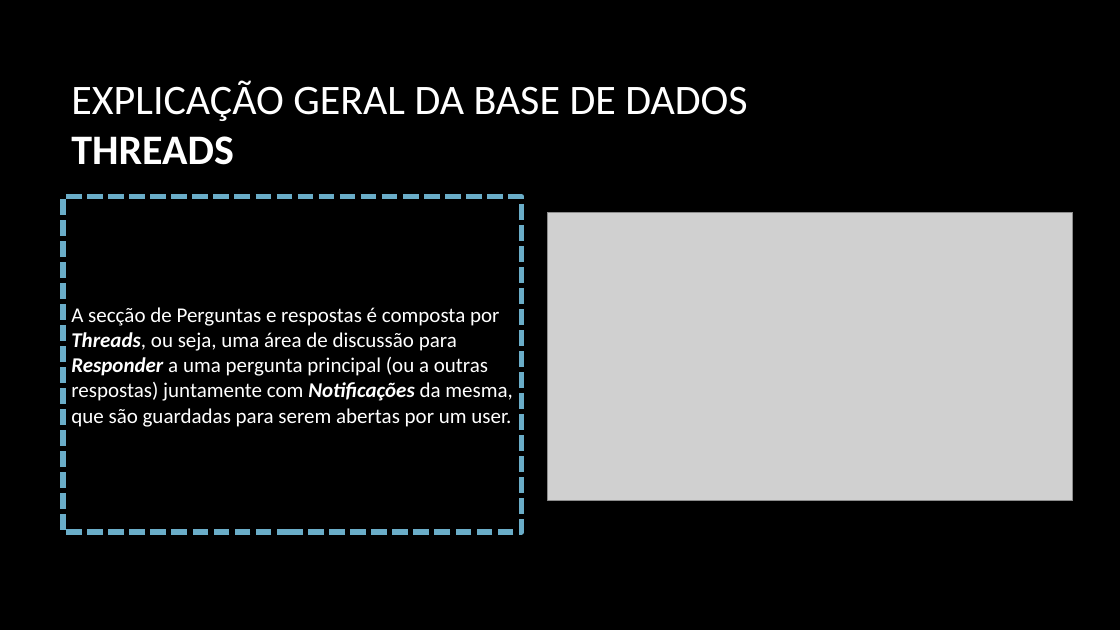
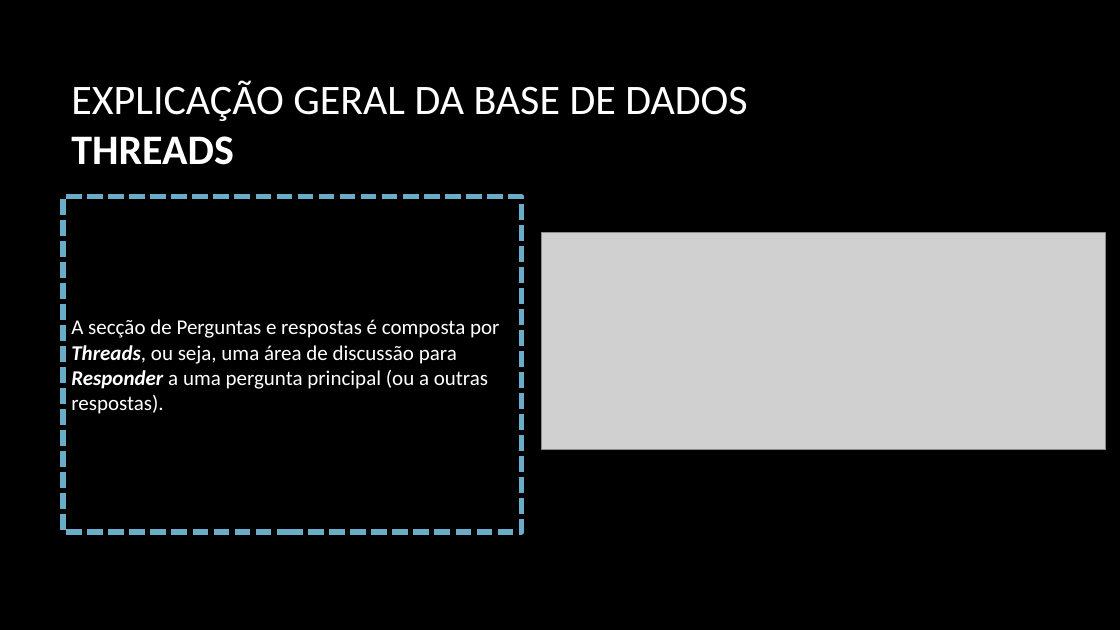
Before and after one commit to PolpEdu/Trabalho-Pr-ticpo, a slide deck: slide 7 of Trabalho prático.pptx. Drawn at 1120x630 pixels with LibreOffice and Linux fonts; fonts in the diff are those of the drawing; grey boxes stand for pictures; background and template pictures are left out. Boxes give left, top, right and bottom in pixels: in the first picture for what was removed or moved away, otherwise in the second. Text is boxed around its words. In the diff, an @@ line names an element or a change of style, - is before the commit and + after.

```diff
--- a/Trabalho prático.pptx
+++ b/Trabalho prático.pptx
@@ picture: place and size @@
-picture at (548,213,1073,502)
+picture at (542,233,1106,450)
@@ text in rectangle at (71,319,499,414): text changed @@
-A secção de Perguntas e respostas é composta por Threads, ou seja, uma área de discussão para Responder a uma pergunta principal (ou a outras respostas) juntamente com Notificações da mesma, que são guardadas para serem abertas por um user.
+A secção de Perguntas e respostas é composta por Threads, ou seja, uma área de discussão para Responder a uma pergunta principal (ou a outras respostas).
```
Also in this commit, not shown: 10 other slides changed, 3 slides added, 4 other files.
